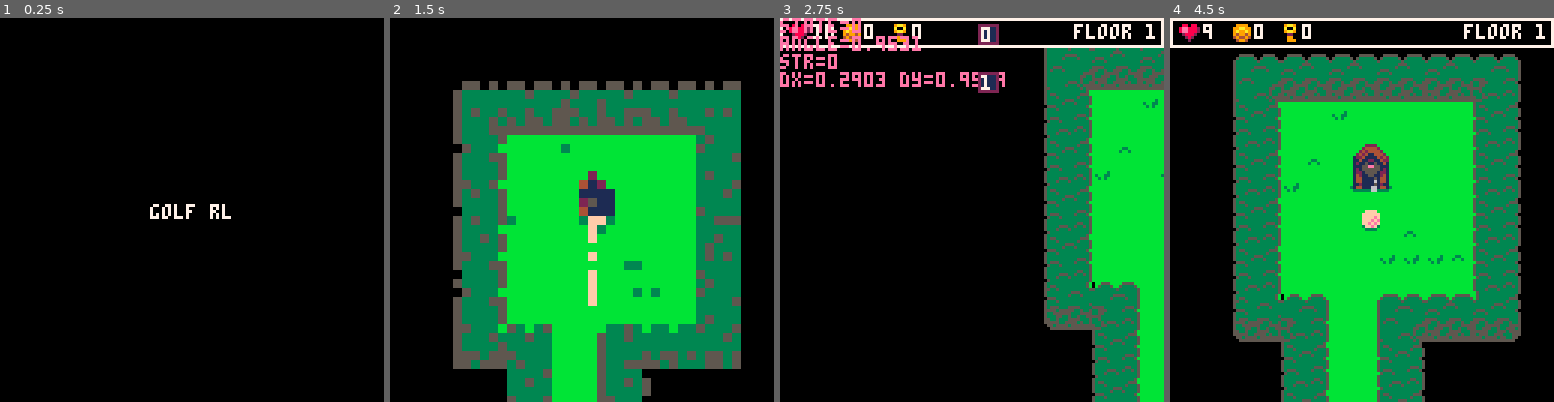
Above: before the commit, frames 1-4 (left to right).
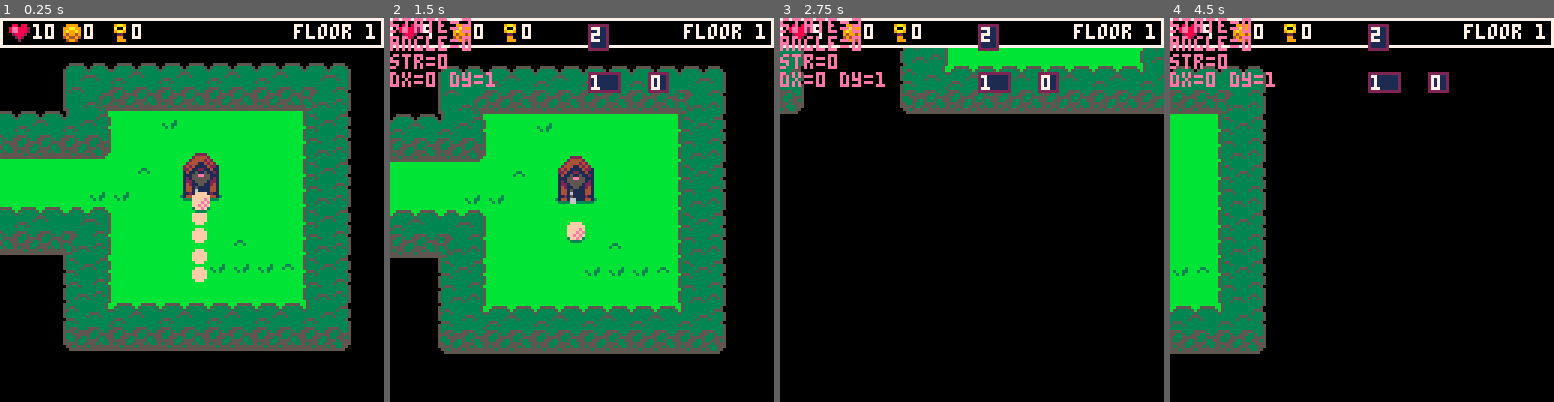
Above: after the commit, the same moments.

Repository: jlauener/GolfRL
Game: PICO-8 cartridge golf.p8
The game is run twice, just before and just after one commit, with the same random seed, the same clock (stepped at 60 frames per second) and the same inputs.
Inputs:
- Up to frame 1 (0.25 s): no input
- Up to frame 2 (1.5 s): tap O (Z key) at 0.33, 0.7, 1.43 s; tap X (X key) at 1.07 s
- Up to frame 3 (2.75 s): hold Left 1.97-2.37 s; tap X (X key) at 2.07, 2.4, 2.73 s; tap O (Z key) at 2.22 s; hold Down from 2.42 s (still down)
- Up to frame 4 (4.5 s): release Down at 2.82 s; hold Right 2.87-3.53 s; tap X (X key) every 0.33 s from 3.07 to 4.4 s; tap O (Z key) at 3.1, 3.98 s; hold Up 3.58-4.08 s; hold Right from 4.13 s (still down)

The runs differ from the first frame. In frame 1, 65% of the frame differs, in the area x 0-100%, y 0-87%; in frame 2, 47%; in frame 3, 33%; in frame 4, 72%, in the area x 0-92%, y 0-100%.

Commit message:
added beholder enemy + finish sfx (placeholder) + refactor

Diff:
--- a/golf.p8
+++ b/golf.p8
@@ -47,7 +47,8 @@
   monster=true,
   w=12,h=14,
   hp=1,
-  bounce=0.8,
+  bnc_type=1,
+  bnc_force=0.8,
   shake=8,
   spr_idle=38,sw=2,sh=2,
   spr_die=128,
@@ -58,7 +59,8 @@
   monster=true,
   w=12,h=14,
   hp=1,
-  bounce=0.8,
+  bnc_type=1,
+  bnc_force=0.8,
   shake=8,
   loot="key",
   spr_idle=34,sw=2,sh=2,
@@ -66,11 +68,24 @@
   idleint=15,
   shadow=8}
 
+ edata["beholder"]={
+  monster=true,
+  w=12,h=14,
+  hp=1,
+  bnc_type=2,
+  bnc_force=5.0,
+  shake=8,
+  spr_idle=42,sw=2,sh=2,
+  spr_die=128,
+  idleint=15,
+  shadow=8}
+
  edata["chest_hp"]={
   monster=true,
   w=12,h=14,
   hp=1,
-  bounce=0,
+  bnc_force=0,
+  bnc_type=1,
   loot="pot_hp",
   spr_idle=110,sw=2,sh=2,
   spr_die=164,
@@ -154,19 +169,10 @@
 end
 
 --------------------------------
---scene game
---------------------------------
-
-scene_game={}
-function scene_game:init()
- --dungeon
- while not d_create() do end
- camx=bx
- camy=by
- ccamx=camx
- ccamy=camy
-
- --ball
+--ball
+--------------------------------
+
+function b_init()
 	boffx=0
 	boffy=0
 	bvx=0
@@ -176,8 +182,167 @@
 	bvpct=0
 	bhitcnt=0
 	bsprite=0
-
-	-- player
+end
+
+function b_update()
+ b_movex()
+ b_movey()
+ bvx*=friction
+ bvy*=friction
+
+ length=sqrt(bvx*bvx+
+             bvy*bvy)
+ if length>vmax then
+  length=vmax
+  bvx=bdx*length
+  bvy=bdy*length
+ end
+ bvpct=length/vmax
+
+ if length<0.05 then
+  if php==0 then
+   show(scene_over)
+   return
+  end
+  bvx=0
+  bvy=0
+  boffx=0
+  boffy=0
+	 p_teleport()
+	end
+end
+
+function b_draw()
+ local y=by-flr(bvpct*3)
+ if bsprite==0 then
+  spr(10,bx-5,by+4,2,1)
+  spr(1,bx,y)
+ elseif bsprite==1 then
+  spr(16,bx,y)
+ elseif bsprite==2 then
+  spr(17,bx,y)
+ end
+
+ if bhitcnt>0 then
+  circ(bhitx,bhity,3+2-bhitcnt)
+  bhitcnt-=1
+ end
+end
+
+function crect(x1,y1,w1,h1,
+								       x2,y2,w2,h2)
+ return not (x1>=x2+w2 or
+             x1+w1<=x2 or
+             y1>=y2+h2 or
+             y1+h1<=y2)
+end
+
+function collide(x,y,w,h)
+ for e in all(elist) do
+  if crect(x,y,w,h,
+           e.x-e.data.w/2,e.y-e.data.h,
+           e.data.w,e.data.h) then
+ 		local b=scene_game:hit(e)
+ 		if b>0 then
+ 		 return b
+ 		end
+  end
+ end
+
+	for ix=flr(x/8),
+	       flr((x+w)/8) do
+	 for iy=flr(y/8),
+	        flr((y+h)/8) do
+   if fget(mmget(ix,iy),1) then
+    --solid
+    if crect(x,y,w,h,
+             ix*8+1,iy*8+1,6,6) then
+     shake(bdx,bdy,bvpct*10)
+     if bvpct>0.05 then
+      bhitcnt=2
+      bhitx=bx+2
+      bhity=by+2
+     end
+     sfx(0)
+     return 1
+    end
+   end
+  end
+ end
+
+ return 0
+end
+
+function b_movex()
+ boffx+=bvx
+ offsetx=flr(boffx)
+ if offsetx<0 then
+  offsetx+=1
+ end
+ boffx-=offsetx
+
+	if offsetx!=0 then
+	 sign=1
+	 if offsetx<0 then sign=-1 end
+  for i=0,offsetx*sign-1 do
+   local b=collide(bx+sign+1,by+1,4,4)
+   if b==1 then
+    boffx=-boffx
+    bvx=-bvx
+    bdx=-bdx
+    return
+			elseif b==2 then
+			 brevert()
+			 return
+			end
+   bx+=sign
+  end
+ end
+end
+
+function b_movey()
+ boffy+=bvy
+ offsety=flr(boffy)
+ if offsety<0 then
+  offsety+=1
+ end
+ boffy-=offsety
+
+	if offsety!=0 then
+	 sign=1
+	 if offsety<0 then
+	  sign=-1
+	 end
+  for i=0,offsety*sign-1 do
+   local b=collide(bx+1,by+sign+1,4,4)
+   if b==1 then
+    boffy=-boffy
+    bvy=-bvy
+    bdy=-bdy
+    return
+   elseif b==2 then
+    brevert()
+    return
+   end
+   by+=sign
+  end
+ end
+end
+
+function brevert()
+ boffx=-boffx
+ bvx=-bvx
+ bdx=-bdx
+ boffy=-boffy
+ bvy=-bvy
+ bdy=-bdy
+end
+
+--------------------------------
+--player
+--------------------------------
+
+function p_init()
 	px=bx
 	py=by
 	angle=0
@@ -190,6 +355,35 @@
 	pframe=0
 	pacnt=0
 	pteleport=0
+end
+
+function p_teleport()
+ scene_game.state=0 --idle
+	pteleport=pteleport_frame*2*pteleport_speed
+	sfx(5)
+end
+
+function p_draw()
+ spr(8,px-5,py,2,1)
+ spr(psprite,px-5,py-13,
+     2,2,dirx<0,false)
+end
+
+--------------------------------
+--scene game
+--------------------------------
+
+scene_game={}
+function scene_game:init()
+ --dungeon
+ while not d_create() do end
+ camx=bx
+ camy=by
+ ccamx=camx
+ ccamy=camy
+
+ b_init()
+	p_init()
 
 	self.state=0
 end
@@ -295,33 +489,7 @@
 end
 
 function scene_game:upd_moving()
- movebx()
- moveby()
- bvx*=friction
- bvy*=friction
-
- length=sqrt(bvx*bvx+
-             bvy*bvy)
- if length>vmax then
-  length=vmax
-  bvx=bdx*length
-  bvy=bdy*length
- end
- bvpct=length/vmax
-
- if length<0.05 then
-  if php==0 then
-   show(scene_over)
-   return
-  end
-  bvx=0
-  bvy=0
-  boffx=0
-  boffy=0
-		self.state=0 --idle
-		pteleport=pteleport_frame*2*pteleport_speed
-		sfx(5)
- end
+ b_update()
 
  if pacnt>0 then
   pacnt-=1
@@ -486,17 +654,13 @@
  end
 
  if by>py-4 then
-  draw_player()
-  draw_ball()
+  p_draw()
+  b_draw()
  else
-  draw_ball()
-  draw_player()
- end
-
- if bhitcnt>0 then
-  circ(bhitx,bhity,3+2-bhitcnt)
-  bhitcnt-=1
- end
+  b_draw()
+  p_draw()
+ end
+
  --fixme draw pickups here!
 
  --draw ui
@@ -542,7 +706,7 @@
 function scene_game:hit(e)
  if e.data.monster then
   if e.hp==0 then
-   return false
+   return 0
   end
 
   e.hp-=1
@@ -556,32 +720,33 @@
 	   add_e(e.data.loot,e.x,e.y)
 	  end
 	 end
-	 bvx+=bdx*e.data.bounce
-	 bvy+=bdy*e.data.bounce
+	 bvx+=bdx*e.data.bnc_force
+	 bvy+=bdy*e.data.bnc_force
 	 if e.data.shake then
 	  shake(bdx,bdy,e.data.shake)
 	 end
 	 sfx(3)
-	 return true
+	 return e.data.bnc_type
 	elseif e.data.pickup then
-		return false
+		return 0
 	elseif e.data.finish then
 	 bfx=e.x-3
 	 bfy=e.y-7
 	 bfcnt=30
 	 self.state=3
-	 return false
+	 sfx(6)
+	 return 0
 	elseif e.data.door then
 	 if key>0 then
 	  key-=1
 	  del(elist,e)
 	  sfx(2)
-	  return false
+	  return 0
 	 end
 
 	 shake(bdx,bdy,bvpct*10)
 	 sfx(0)
-	 return true
+	 return 1
  end
 end
 
@@ -600,115 +765,6 @@
 	return e
 end
 
-function draw_player()
- spr(8,px-5,py,2,1)
- spr(psprite,px-5,py-13,
-     2,2,dirx<0,false)
-end
-
-function draw_ball()
- local y=by-flr(bvpct*3)
- if bsprite==0 then
-  spr(10,bx-5,by+4,2,1)
-  spr(1,bx,y)
- elseif bsprite==1 then
-  spr(16,bx,y)
- elseif bsprite==2 then
-  spr(17,bx,y)
- end
-end
-
-function crect(x1,y1,w1,h1,
-								       x2,y2,w2,h2)
- return not (x1>=x2+w2 or
-             x1+w1<=x2 or
-             y1>=y2+h2 or
-             y1+h1<=y2)
-end
-
-function collide(x,y,w,h)
- for e in all(elist) do
-  if crect(x,y,w,h,
-           e.x-e.data.w/2,e.y-e.data.h,
-           e.data.w,e.data.h) then
- 		if scene_game:hit(e) then
- 		 return true
- 		end
-  end
- end
-
-	for ix=flr(x/8),
-	       flr((x+w)/8) do
-	 for iy=flr(y/8),
-	        flr((y+h)/8) do
-   if fget(mmget(ix,iy),1) then
-    --solid
-    if crect(x,y,w,h,
-             ix*8+1,iy*8+1,6,6) then
-     shake(bdx,bdy,bvpct*10)
-     if bvpct>0.05 then
-      bhitcnt=2
-      bhitx=bx+2
-      bhity=by+2
-     end
-     sfx(0)
-     return true
-    end
-   end
-  end
- end
-
- return false
-end
-
-function movebx()
- boffx+=bvx
- offsetx=flr(boffx)
- if offsetx<0 then
-  offsetx+=1
- end
- boffx-=offsetx
-
-	if offsetx!=0 then
-	 sign=1
-	 if offsetx<0 then sign=-1 end
-  for i=0,offsetx*sign-1 do
-   if collide(bx+sign+1,by+1,4,4) then
-    boffx=-boffx
-    bvx=-bvx
-    bdx=-bdx
-    return
-			end
-   bx+=sign
-  end
- end
-end
-
-function moveby()
- boffy+=bvy
- offsety=flr(boffy)
- if offsety<0 then
-  offsety+=1
- end
- boffy-=offsety
-
-	if offsety!=0 then
-	 sign=1
-	 if offsety<0 then
-	  sign=-1
-	 end
-  for i=0,offsety*sign-1 do
-   if collide(bx+1,by+sign+1,4,4) then
-    boffy=-boffy
-    bvy=-bvy
-    bdy=-bdy
-    return
-   end
-   by+=sign
-  end
- end
-end
-
 --------------------------------
 --screen shake
 --------------------------------
@@ -783,7 +839,10 @@
 --------------------------------
 function _init()
  init_data()
- show(scene_title)
+ --show(scene_title)
+ level=1
+ php=player_hp
+ show(scene_game)
 end
 
 function _update()
@@ -834,7 +893,7 @@
 
 function m_level1()
  c_r(3,3).add(
-  c_r(5,3).e("slime",2).add(
+  c_r(5,3).e("beholder",2).add(
    c_r(4,3).e("chest_hp").e("finish")
   )
  )
@@ -873,8 +932,8 @@
  elseif level==3 then
   m_level3()
  end
- root=nil
- m_level_debug()
+ --root=nil
+ --m_level_debug()
 
  doffx=0
  doffy=0
@@ -1297,8 +1356,8 @@
 02888820000990000028888888888200028888822288882000288888888882000288888888888820000100000000100000001128821100000000000000000000
 002222000009990000288888888e8200028888888888e82000288888888e8200028888888888e820000010100101000000000111111000000000000000000000
 00000000000000000002888888882000002888888888820000028888888820000028888888888200000001288210000000000000000000000000000000000000
-533333333333335b533333333333335000555550005555000055555000555500bb55555bbb5555bb0bb555bbbb5555bbbbbbbbbbbbbbbbbb0000000fe8000000
-535533333333555b535533333333555005333335053333500533333505333350b5333335b533335b0b53335bb533335bbbbbbbbbbbbbbbbb0000000fe8800000
+533333333333335b533333333333335000555550005555000055555000555500bb55555bbb5555bbbbb555bbbb5555bbbbbbbbbbbbbbbbbb0000000fe8000000
+535533333333555b535533333333555005333335053333500533333505333350b5333335b533335bbb53335bb533335bbbbbbbbbbbbbbbbb0000000fe8800000
 533353333335333553335333333533355333333353333335533333335333333553333333533333355333333353333335bbbbbbbbbbbbbbbb0000000fe8880000
 533333355533333553333335553333355333333333333333333333333333333553333333333333333333333333333335bbbbbbbbbb33bbbb0000000fe8880000
 533333533353333553333353335333355333333555533333333333355553333553333335555333333333333555533335bbbbbbbbb3bb3bbb0000000fe8800000
Not shown, changed: the sound effects (__sfx__) section of golf.p8
